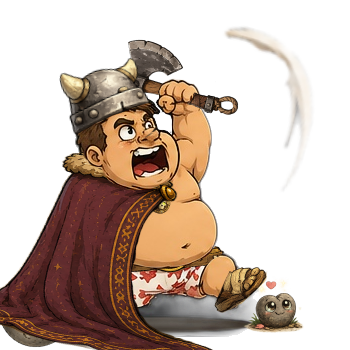
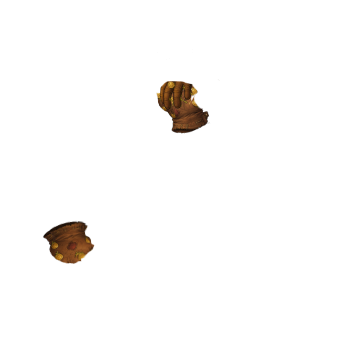
Two versions of the same layered image (350×350). Layer-by-layer changes:
hid "cape" over [0, 151, 229, 350]
added group "gant" with 2 layers above "cailloux" over [42, 49, 220, 265]
added layer "gant droit" in group "gant" over [156, 49, 220, 134]
added layer "gant gauche" in group "gant" over [42, 220, 95, 265]
hid "cailloux" over [242, 276, 304, 333]
hid group "Sandale" (2 layers) over [70, 266, 268, 347]
hid "Medaillon" over [149, 184, 171, 214]
hid "Boulet" over [0, 192, 174, 348]
hid "Tete" over [75, 81, 225, 337]
hid "Casque" over [59, 57, 166, 149]
hid "hache" over [119, 39, 239, 115]
hid "Dégat" over [180, 25, 314, 193]
hid "slip de guerre" over [91, 245, 226, 273]
hid "Hodor" over [45, 78, 260, 337]
